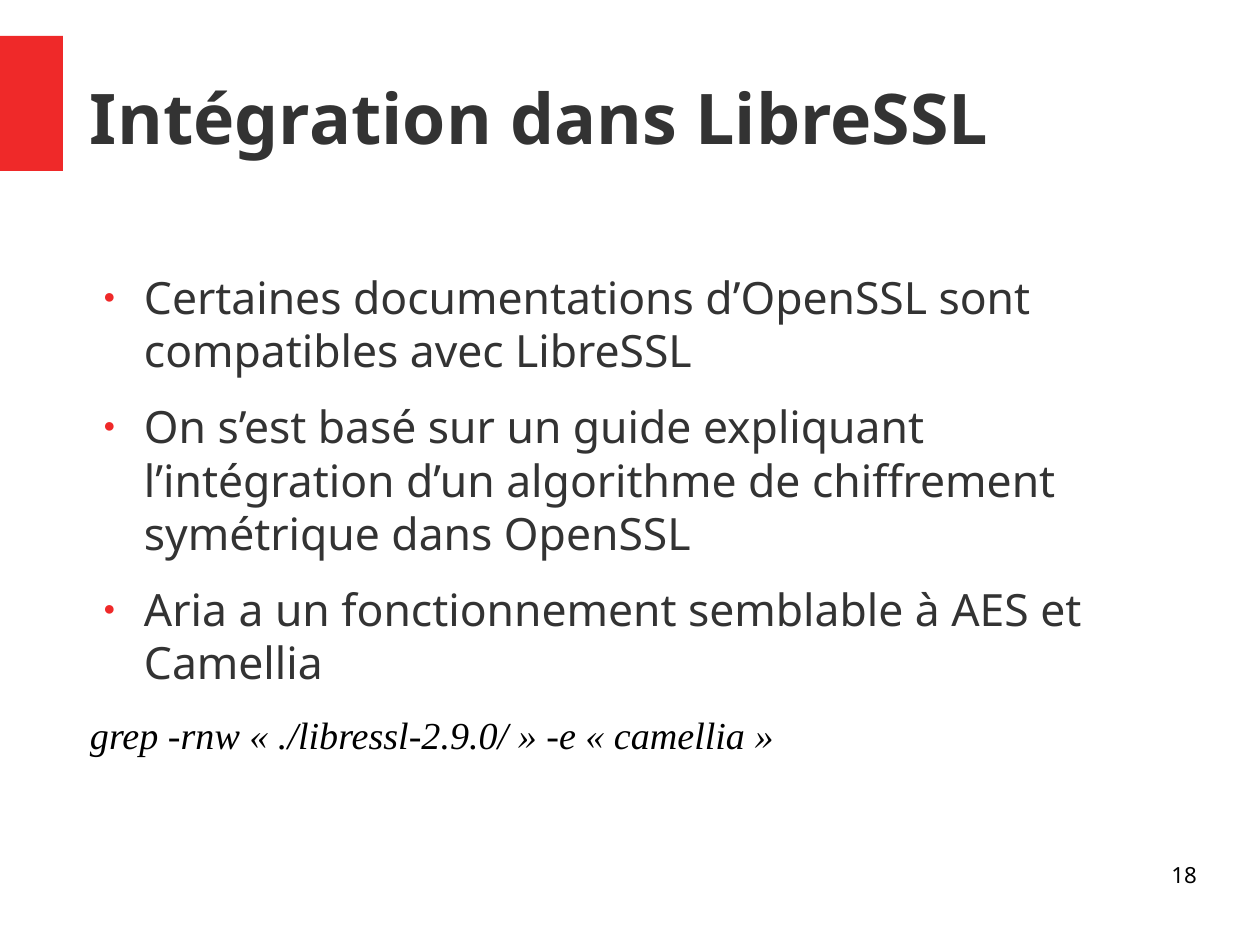
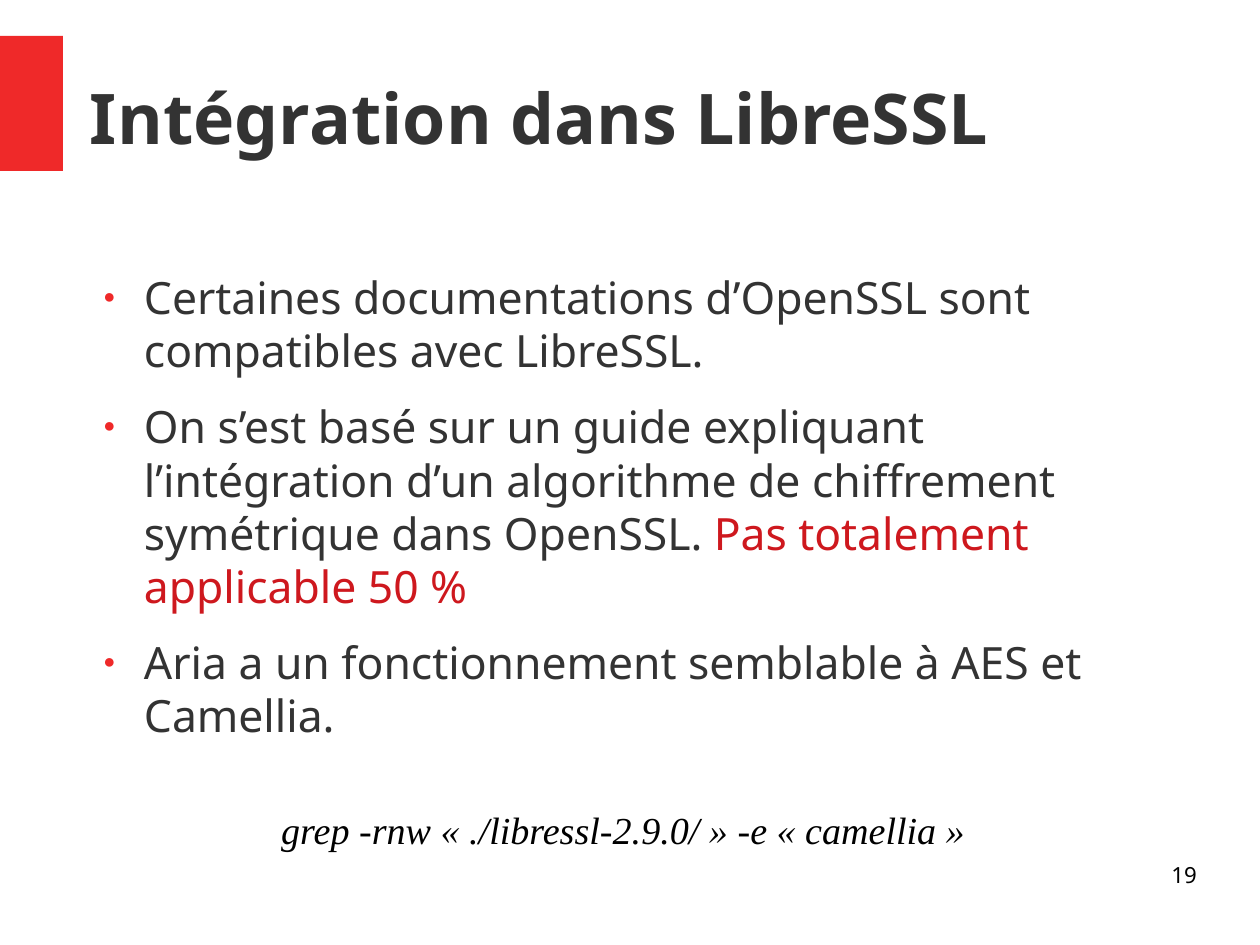
Before and after one commit to Allard-Chris/Aria, a slide deck: slide 19 of docs/[M2CSI]_ICP_Aria_Allard_Aulagnier.odp (slide 18 before the commit). Drawn at 1260x945 pixels with LibreOffice and Linux fonts; fonts in the diff are those of the drawing. Boxes give left, top, right and bottom in pixels: in the first picture for what was removed or moved away, otherwise in the second. Text is boxed around its words. In the diff, an @@ line names an element or a change of style, - is before the commit and + after.

```diff
--- a/docs/[M2CSI]_ICP_Aria_Allard_Aulagnier.odp
+++ b/docs/[M2CSI]_ICP_Aria_Allard_Aulagnier.odp
@@ text at (x1=144, y1=280, x2=1081, y2=733): text changed @@
-● Certaines documentations d’OpenSSL sont compatibles avec LibreSSL
-● On s’est basé sur un guide expliquant l’intégration d’un algorithme de chiffrement symétrique dans OpenSSL
-● Aria a un fonctionnement semblable à AES et Camellia
-grep -rnw « ./libressl-2.9.0/ » -e « camellia »
+● Certaines documentations d’OpenSSL sont compatibles avec LibreSSL.
+● On s’est basé sur un guide expliquant l’intégration d’un algorithme de chiffrement symétrique dans OpenSSL. Pas totalement applicable 50 %
+● Aria a un fonctionnement semblable à AES et Camellia.
@@ text added at (x1=281, y1=817, x2=936, y2=852), 24 pt, text #000000, italic @@
+grep -rnw « ./libressl-2.9.0/ » -e « camellia »
@@ page number at (x1=1171, y1=867, x2=1196, y2=884): text changed @@
-18
+19
```
Also in this commit, not shown: 20 other slides changed, 2 slides added, 1 other file.
